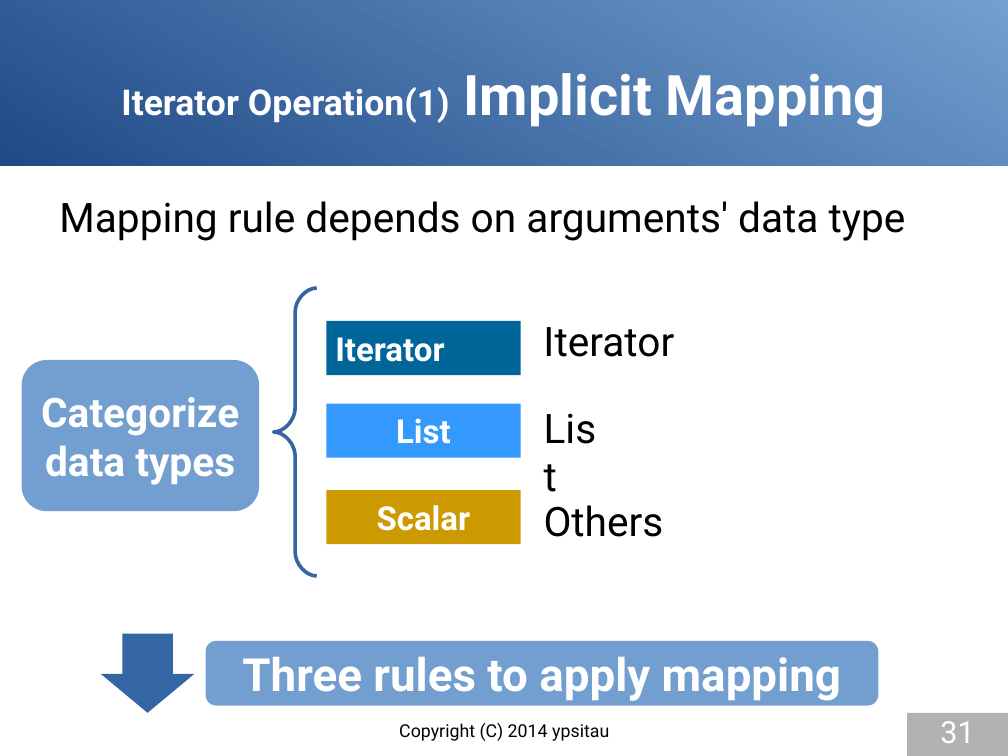
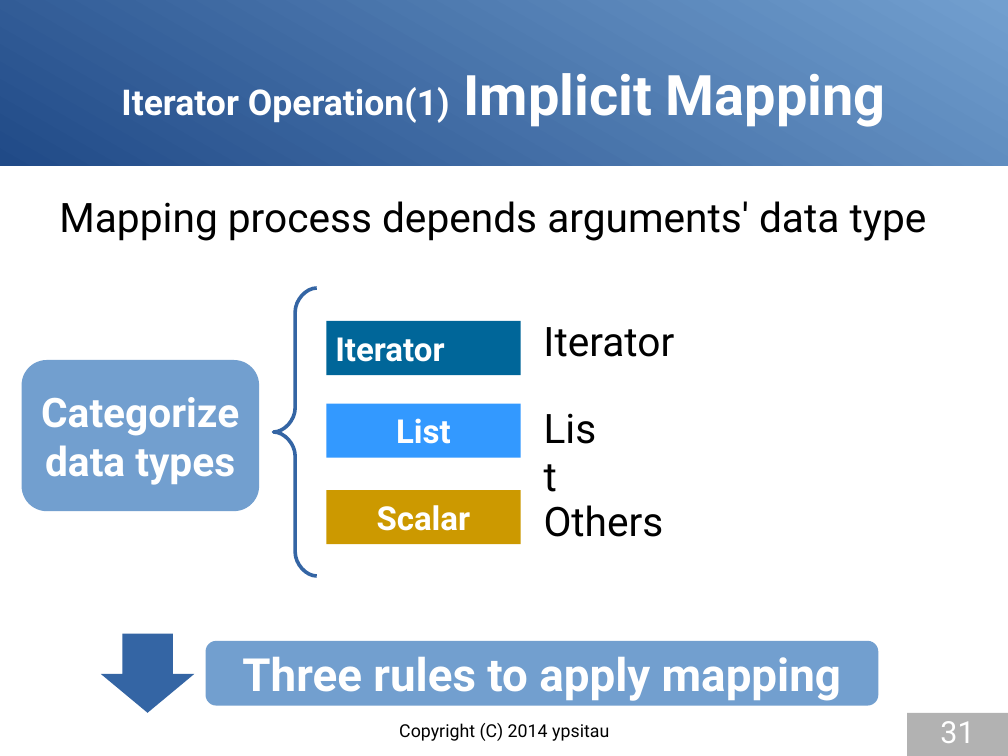
Before and after one commit to gura-lang/gura-doc, a slide deck: slide 31 of presentation/gura-introduction-e.odp. Drawn at 1008x756 pixels with LibreOffice and Linux fonts; fonts in the diff are those of the drawing. Boxes give left, top, right and bottom in pixels: in the first picture for what was removed or moved away, otherwise in the second. Text is boxed around its words. In the diff, an @@ line names an element or a change of style, - is before the commit and + after.

```diff
--- a/presentation/gura-introduction-e.odp
+++ b/presentation/gura-introduction-e.odp
@@ text at box(59, 201, 927, 241): text changed @@
-Mapping rule depends on arguments' data type
+Mapping process depends arguments' data type
```
Also in this commit, not shown: 4 other slides changed.
